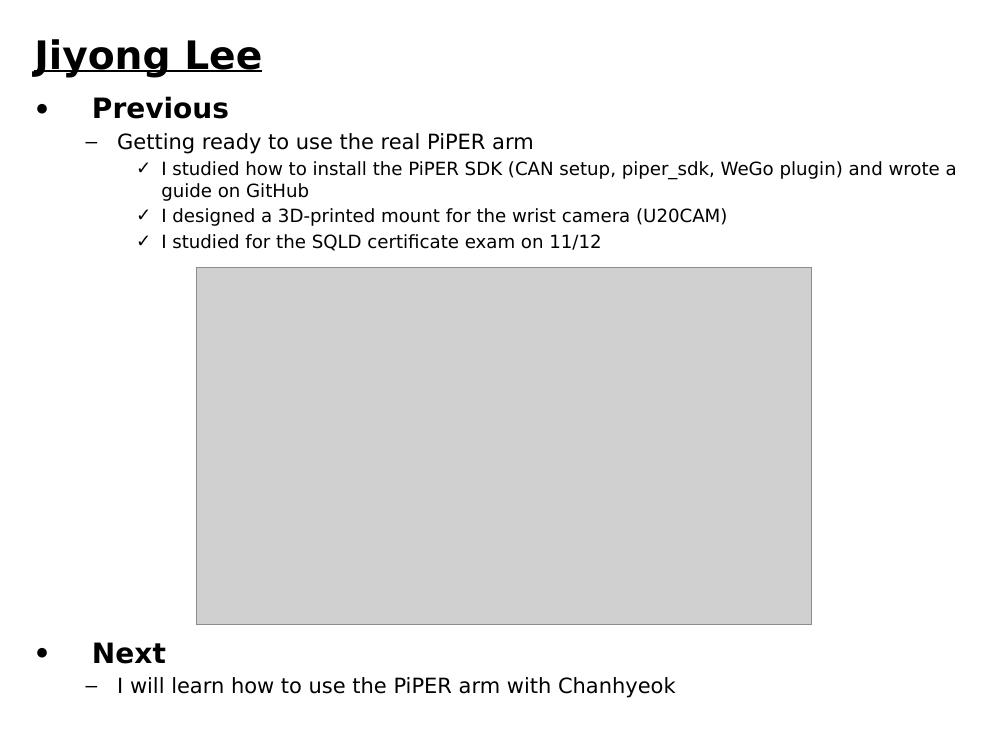
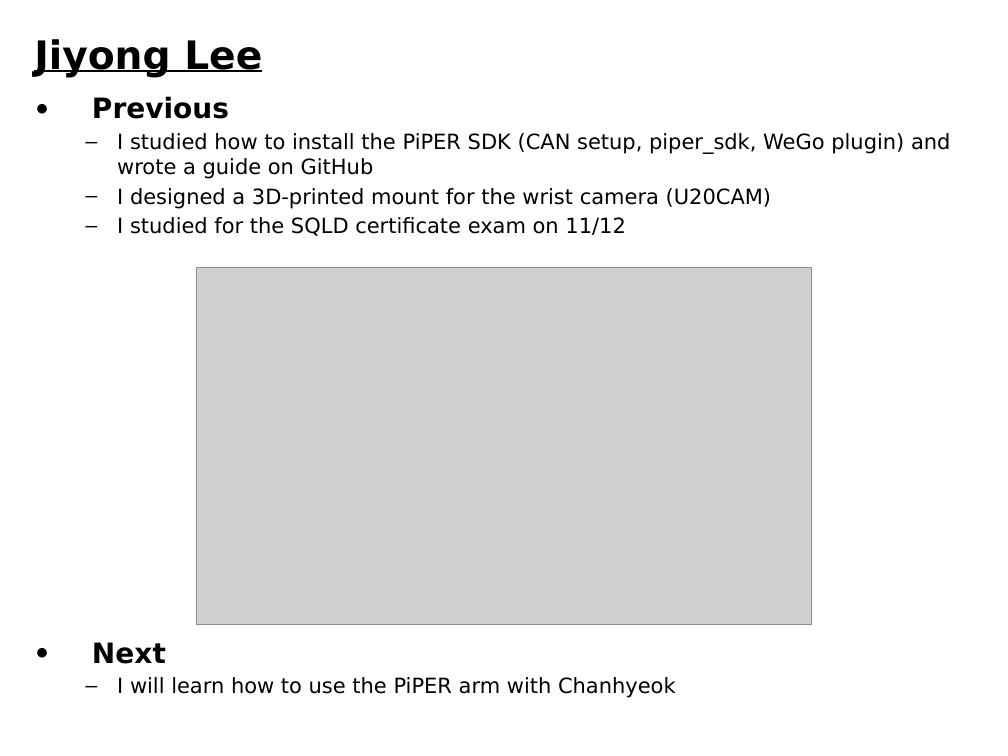
Before and after one commit to kakabab12/LAB-1309, a slide deck: slide 2 of 09_주간보고/2026-11-12/주간보고_11_12_이지용.pptx. Drawn at 1008x756 pixels with LibreOffice and Linux fonts; fonts in the diff are those of the drawing; grey boxes stand for pictures. Boxes give left, top, right and bottom in pixels: in the first picture for what was removed or moved away, otherwise in the second. Text is boxed around its words. In the diff, an @@ line names an element or a change of style, - is before the commit and + after.

```diff
--- a/09_주간보고/2026-11-12/주간보고_11_12_이지용.pptx
+++ b/09_주간보고/2026-11-12/주간보고_11_12_이지용.pptx
@@ text at [117, 133, 534, 154]: paragraph removed @@
-  – Getting ready to use the real PiPER arm
@@ text at [117, 133, 950, 236]: size 13 to 15 pt; bullet ✓ to –; list level 3 to 2 in "I studied how to install ..."; list level 3 to 2 in "I designed a 3D-printed mount ..."; list level 3 to 2 in "I studied for the SQLD ..." @@
```
Also in this commit, not shown: 9 other files.
